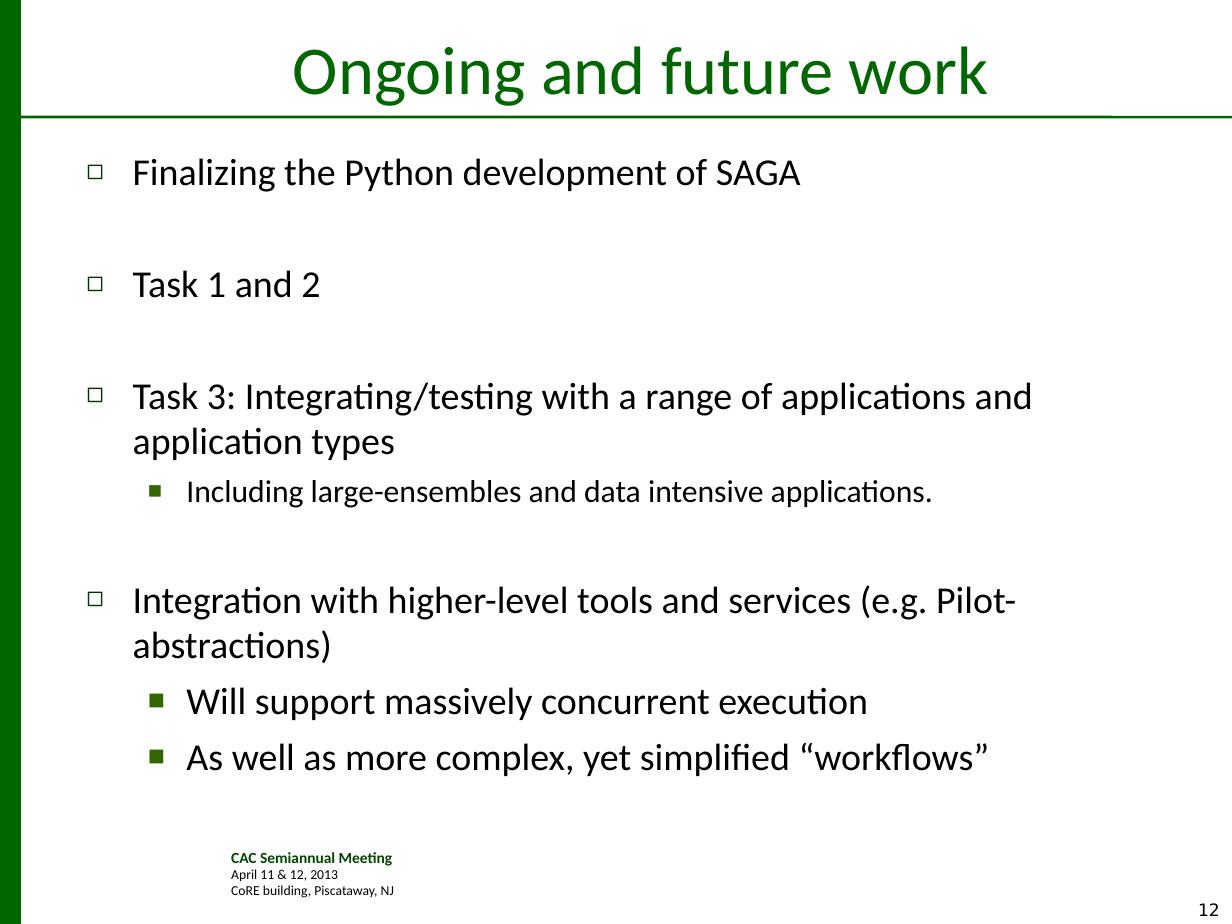
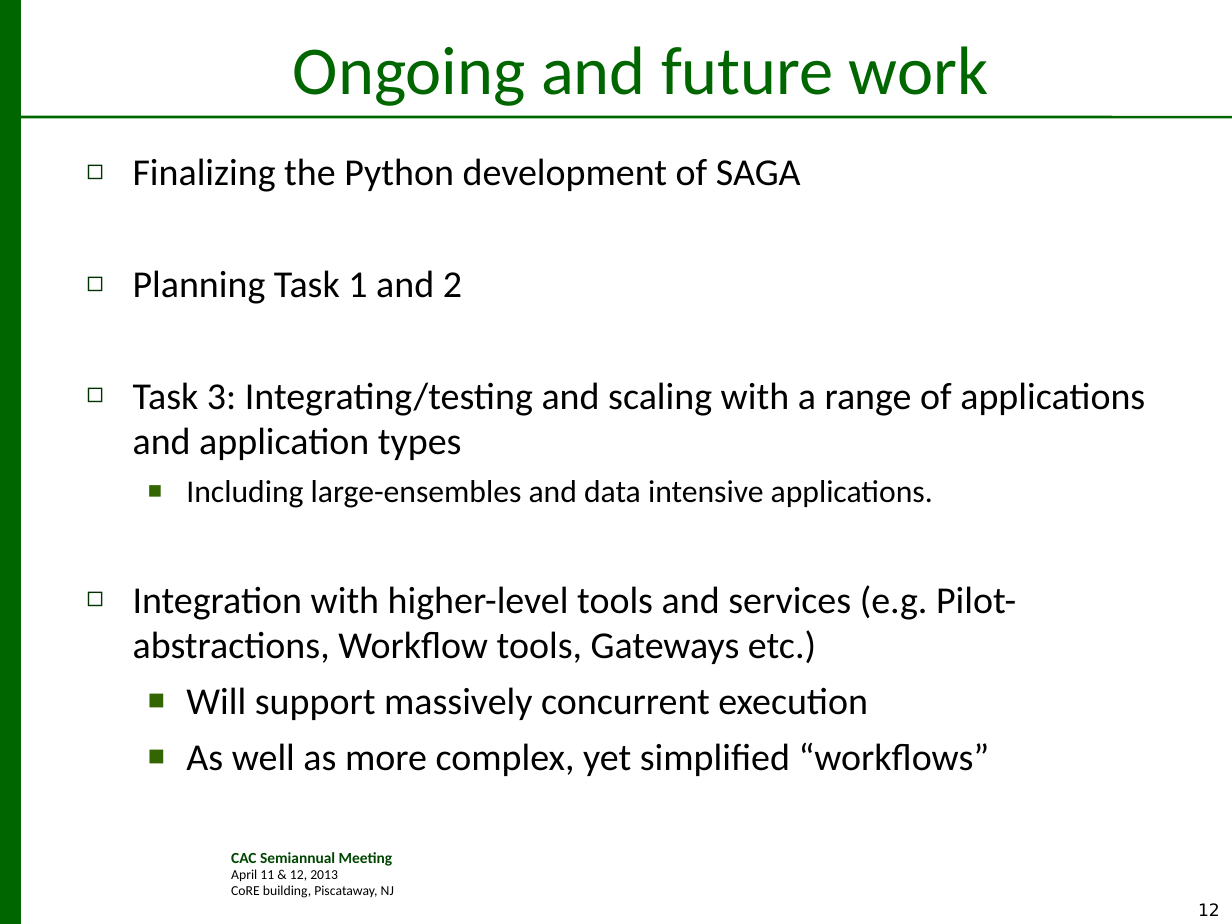
Before and after one commit to saga-project/presentations, a slide deck: slide 12 of cac-saga-occi.v1.1.ppt. Drawn at 1232x924 pixels with LibreOffice and Linux fonts; fonts in the diff are those of the drawing; background and template pictures are left out. Boxes give left, top, right and bottom in pixels: in the first picture for what was removed or moved away, otherwise in the second. Text is boxed around its words. In the diff, an @@ line names an element or a change of style, - is before the commit and + after.

```diff
--- a/cac-saga-occi.v1.1.ppt
+++ b/cac-saga-occi.v1.1.ppt
@@ text at (x1=133, y1=270, x2=1145, y2=460): text changed @@
-◻ Task 1 and 2
-◻ Task 3: Integrating/testing with a range of applications and application types
+◻ Planning Task 1 and 2
+◻ Task 3: Integrating/testing and scaling with a range of applications and application types
@@ text at (x1=133, y1=585, x2=1016, y2=664): text changed @@
-◻ Integration with higher-level tools and services (e.g. Pilot-abstractions)
+◻ Integration with higher-level tools and services (e.g. Pilot-abstractions, Workflow tools, Gateways etc.)
```
Also in this commit, not shown: 11 other slides changed, 1 other file.
